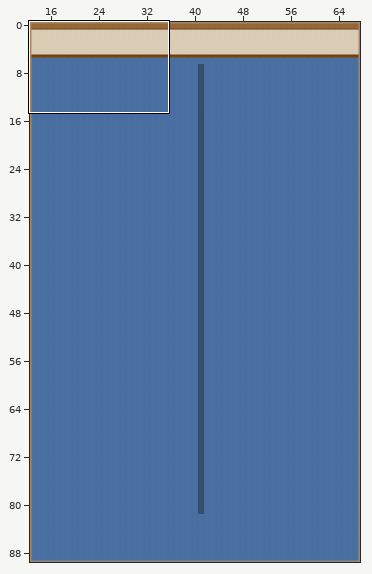
A Tiled map (JSON) gets an edit: main/resources/worlds/officefloor2.json. The first picture is a wide view before the edit; the outline marks the close-up.
Close-up. Before the edit:
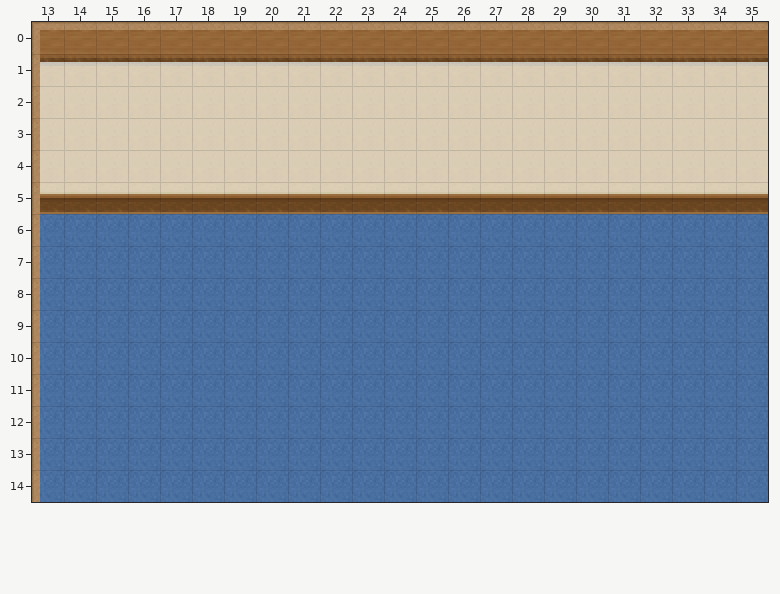
Cells are 16x16 px. Shown: x 13..35, y 0..14. The commit also changed other parts of the map, which this record leaves out.
The result:
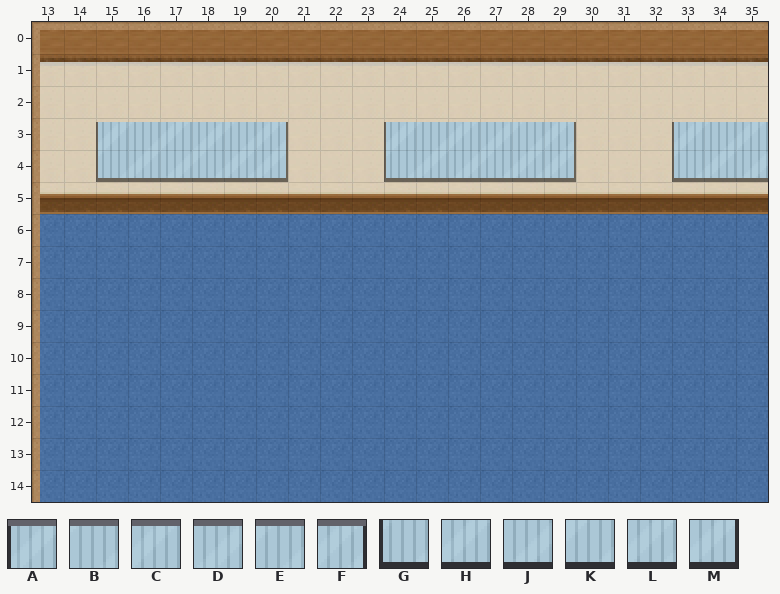
Key: from "Window6_tilesheet": A 0, B 1, C 2, D 3, E 4, F 5, G 6, H 7, J 8, K 9, L 10, M 11.
_ is an empty cell, . an unchanged one.
Change:
--- layer "edges"
@@ x 15..35 @@
- 3 ______...______...___
- 4 ______...______...___
+ 3 ABCDEF...ABCDEF...ABC
+ 4 GHJKLM...GHJKLM...GHJ
Changed places in both close-ups, as pixel boxes (x1, y1, x2, y2):
added: (96, 122, 288, 182)
added: (384, 122, 576, 182)
added: (672, 122, 768, 182)
